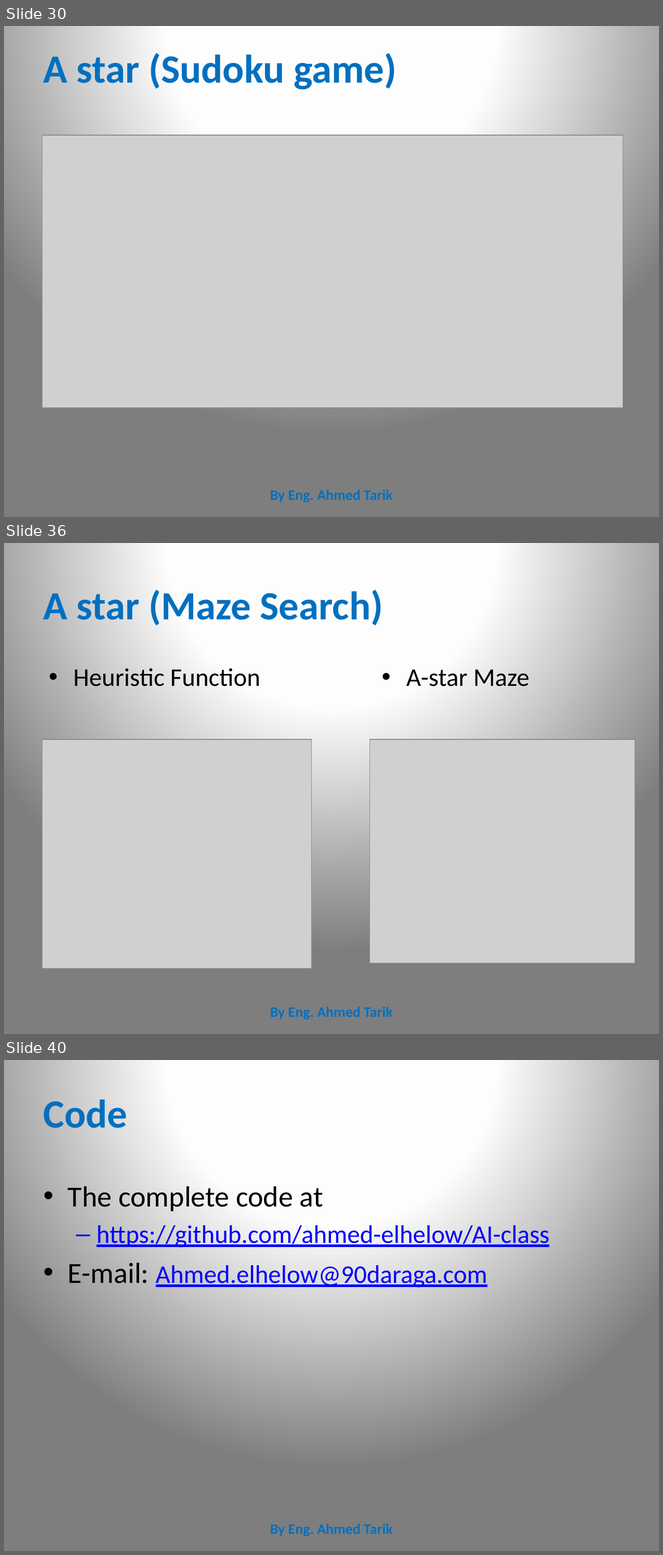
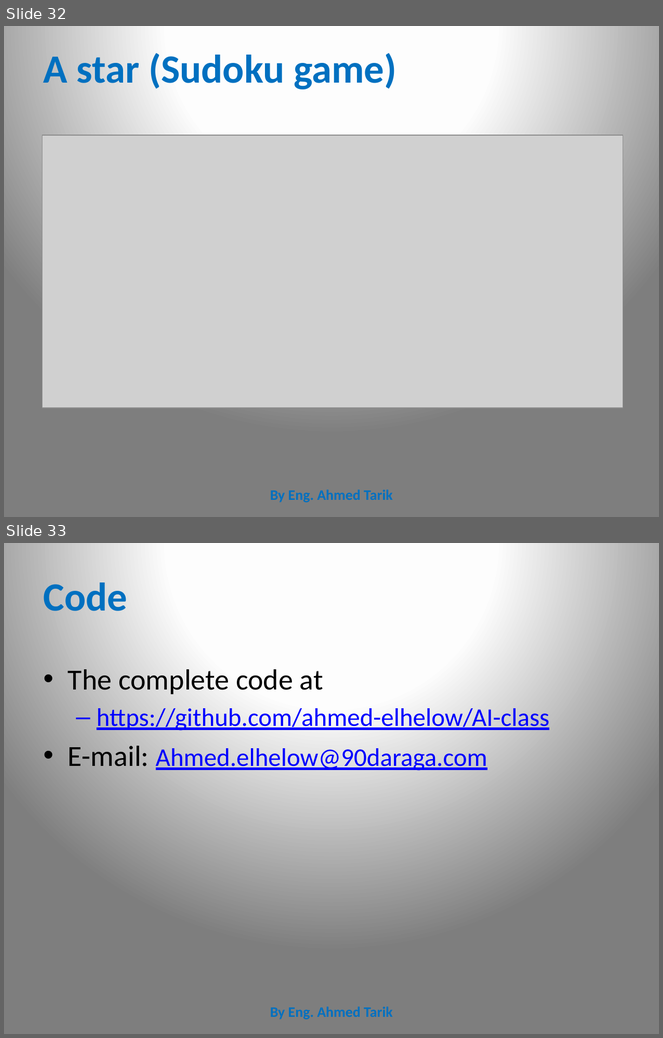
Before and after one commit to CharaD7/AI-class-1, a slide deck: a-star-I.pptx. Shown one above the other, each under a label of ours: slides 30, 36 and 40 before the commit, slides 32 and 33 after it; the slides between them are not shown. The pictures are 663x1555 and 663x1038 pixels, drawn with LibreOffice and Linux fonts; fonts in the diff are those of the drawing; grey boxes stand for pictures. Boxes give left, top, right and bottom in pixels: in the first picture for what was removed or moved away, otherwise in the second. Text is boxed around its words. In the diff, an @@ line names an element or a change of style, - is before the commit and + after.

```diff
--- a/a-star-I.pptx
+++ b/a-star-I.pptx
@@ slide 36 removed at (4, 543, 659, 1034), background gradient #FFFFFF to #FEFEFE to #7F7F7F @@
@@ title removed at (44, 590, 384, 626) @@
-A star (Maze Search)
@@ text removed at (73, 668, 260, 687) @@
-• Heuristic Function
@@ text removed at (406, 669, 530, 687) @@
-• A-star Maze
@@ picture removed at (42, 740, 311, 969) @@
@@ picture removed at (370, 740, 635, 964) @@
@@ text removed at (270, 1007, 393, 1020) @@
-By Eng. Ahmed Tarik
@@ what was slide 30 is now slide 32 @@
@@ what was slide 40 is now slide 33 @@
```
Also in this commit, not shown: 2 slides added, 8 other slides removed, 5 other files.
